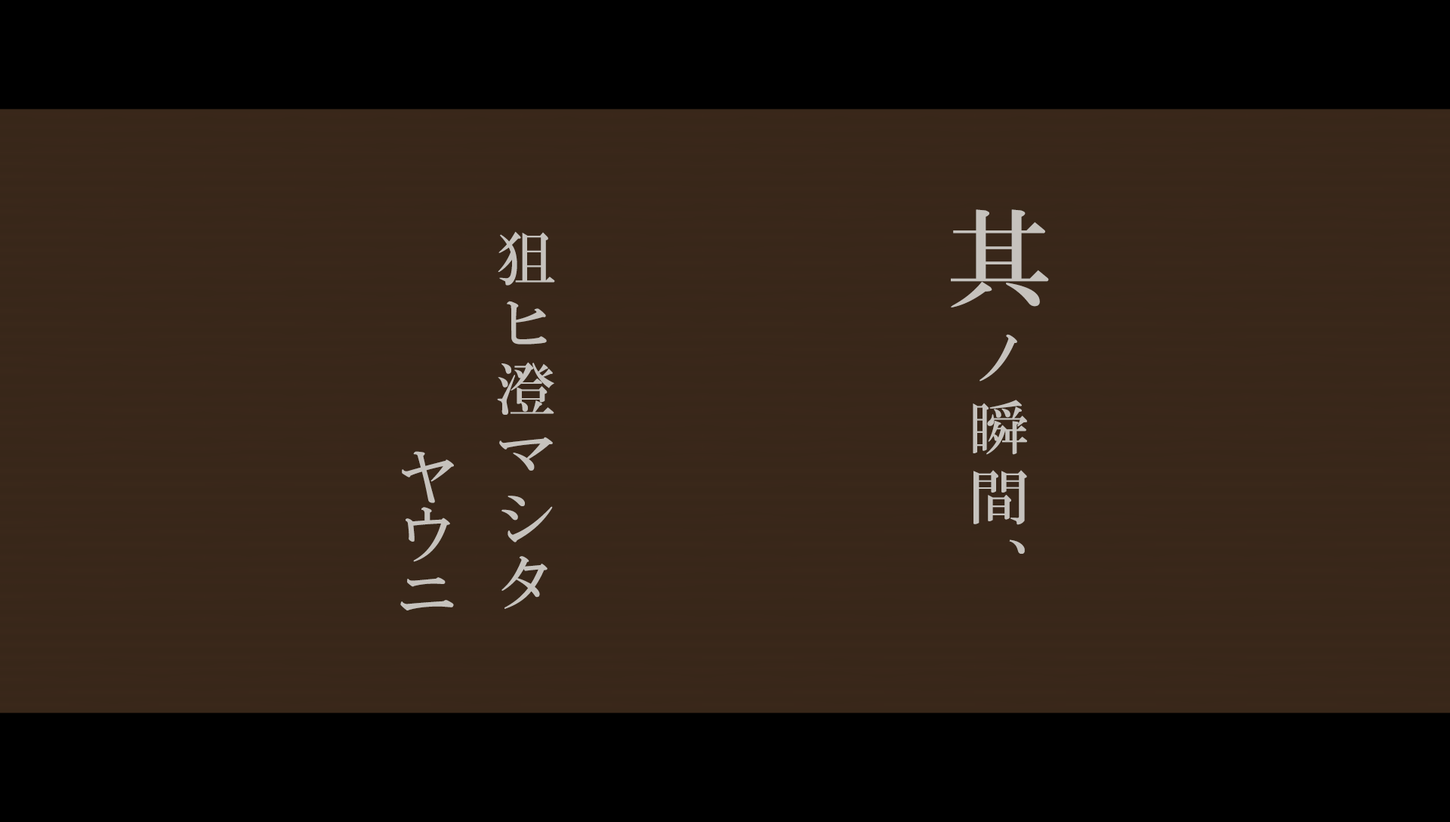
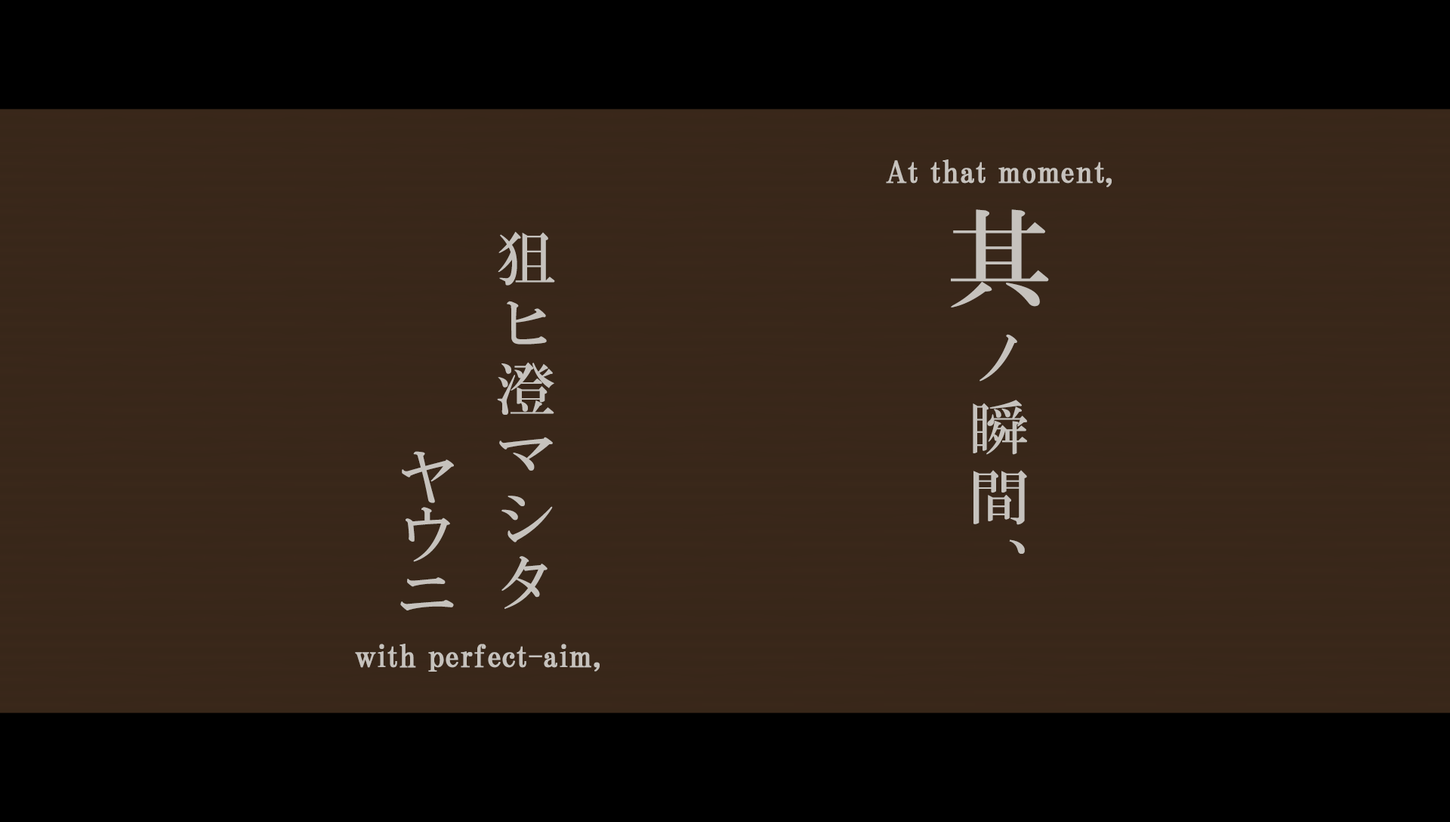
Two versions of the same layered image (1450×822). Layer-by-layer changes:
added layer "with perfect-aim," above "At that moment," over (x1=354, y1=643, x2=600, y2=672)
added layer "At that moment," above "其ノ瞬間、" over (x1=885, y1=159, x2=1112, y2=188)
